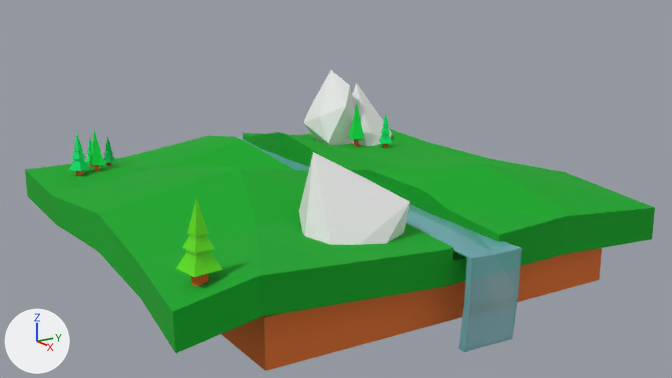
What one commit did to the Blender file untitled.blend.
The view is the same before and after, from the file's camera 'Camera'. Lighting does not change. The marker at lower left points along +X, +Y and +Z.

The scene before the commit, as lines of its bpy script (objects in view):
```python
me_cube_005 = bpy.data.meshes.new('Cube.005')
me_cube_005.from_pydata(...)  # 242 vertices, 234 faces; spans x -102.3..26.9, y -12.2..96.2, z -6.5..14.6
# faces by material slot: [175, 24, 35]
me_cube_005.materials.append(mat_material_006)  # green #04e772
me_cube_005.materials.append(mat_material_005)  # orange #e76017
me_cube_005.materials.append(mat_material_007)  # green #60e70e
me_icosphere = bpy.data.meshes.new('Icosphere')
me_icosphere.from_pydata(...)  # 48 vertices, 80 faces; spans x -0.23..2.22, y -1.67..0.17, z -0.3..0.48
me_plane = bpy.data.meshes.new('Plane')
me_plane.from_pydata(...)  # 33 vertices, 20 faces; spans x -1.02..1.0, y -0.85..0.47, z -0.33..1.52
me_plane.materials.append(mat_material_003)
ob_cube_003 = bpy.data.objects.new('Cube.003', me_cube_005)
ob_cube_003.location = (1.091, -1.06, 0.256)
ob_cube_003.scale = (0.0217, 0.0217, 0.0217)
ob_icosphere = bpy.data.objects.new('Icosphere', me_icosphere)
ob_icosphere.location = (-1.049, 0.99, 0.139)
ob_plane = bpy.data.objects.new('Plane', me_plane)
ob_plane.location = (0.023, 0.007, 0.13)
ob_plane.scale = (-1.4, -0.275, -0.275)
_m = ob_plane.modifiers.new('Solidify', 'SOLIDIFY')
_m.thickness = 0.03
# also in view: 'Cube' at (0.01, -0.05, 0.09)
```
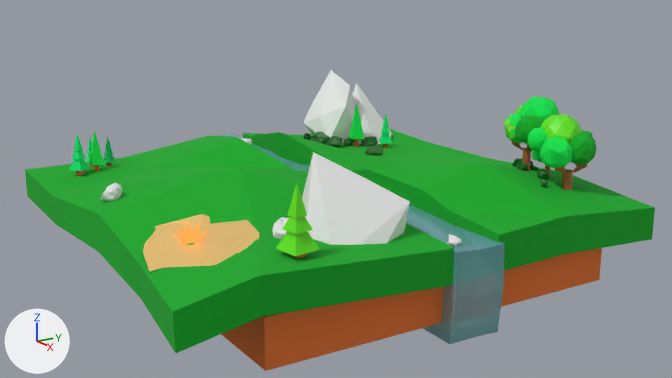
Location of each change, (x1, y1, x2, y2) in pixels of the pictures (672 x 378 px; the box of a moved part takes in the faces that stretch with it):
'Plane', moved, modifiers changed
    before: (236, 136, 522, 352)
    after: (196, 133, 505, 344)
'Circle', added
    after: (143, 214, 260, 271)
'Cube.003', reshaped (17% shorter)
    before: (69, 113, 392, 287)
    after: (69, 113, 392, 258)
'Icosphere.005', added (green)
    after: (527, 114, 597, 190)
'Icosphere.001', added (green)
    after: (504, 97, 559, 170)
'Icosphere.002', added (green)
    after: (304, 132, 550, 188)
'Icosphere.006', added
    after: (100, 183, 289, 239)
'Plane.001', added
    after: (175, 222, 208, 244)
'Icosphere.004', added
    after: (242, 138, 461, 247)
part 1 of me_cube_005, moved or reshaped
    before: (176, 199, 223, 287)
    after: (276, 183, 320, 258)

The change, as a diff of the scene's bpy script:
```diff
--- a/untitled.blend.py
+++ b/untitled.blend.py
@@ me_cube_005 @@
 me_cube_005.from_pydata(...)  # 242 vertices, 234 faces; spans x -102.3..26.9, y -12.2..96.2, z -6.5..14.6
 # used by ob_cube_003; location = (1.091, -1.06, 0.256); scale = (0.0217, 0.0217, 0.0217)
+# me_cube_005 part 1: the loose piece of 40 vertices spanning x 0.4..7.5, y -12.2..-5.1, z -2.5..14.6 is moved by (0.0, 20.9, 0.0)
 me_cube_005.materials.append(mat_material_006)
@@ ob_plane @@
 ob_plane = bpy.data.objects.new('Plane', me_plane)
-ob_plane.location = (0.023, 0.007, 0.13)
+ob_plane.location = (-0.081, 0.007, 0.133)
 ob_plane.scale = (-1.4, -0.275, -0.275)
 _m = ob_plane.modifiers.new('Solidify', 'SOLIDIFY')
-_m.thickness = 0.03
+_m.thickness = 0.19
@@ ob_plane_001 @@
+ob_plane_001 = bpy.data.objects.new('Plane.001', me_plane_003)  # 36 vertices, 25 faces; spans x -3.38..2.74, y -2.6..3.14, z -0.37..0.54; in mat_material_011 (orange #c55c29)
+ob_plane_001.location = (0.704, -1.071, 0.237)
+ob_plane_001.rotation_euler = (1.501, 0.0, 1.047)  # degrees (86, 0, 60)
+ob_plane_001.scale = (0.0252, 0.0252, 0.0252)
@@ ob_circle @@
+ob_circle = bpy.data.objects.new('Circle', me_circle_001)  # 32 vertices, 26 faces; spans x 1.81..5.31, y -10.62..-7.99, z 0.01..0.36; in mat_material_010 (orange #e7c070), mat_material_002 (green #09aa25)
+ob_circle.location = (-0.067, 1.005, 0.175)
+ob_circle.scale = (0.22, 0.22, 0.22)
@@ ob_icosphere_006 @@
+ob_icosphere_006 = bpy.data.objects.new('Icosphere.006', me_icosphere_012)  # 84 vertices, 160 faces; spans x -20.3..0.8, y -19.1..4.8, z -2.1..0.7
+ob_icosphere_006.location = (0.864, -0.829, 0.297)
+ob_icosphere_006.rotation_euler = (0.0, 0.0, -0.443)  # degrees (0, 0, -25)
+ob_icosphere_006.scale = (0.0413, 0.0413, 0.0413)
@@ ob_icosphere_004 @@
+ob_icosphere_004 = bpy.data.objects.new('Icosphere.004', me_icosphere_011)  # 84 vertices, 160 faces; spans x -42.0..10.6, y -23.8..0.2, z -1.2..0.8
+ob_icosphere_004.location = (0.908, 0.186, 0.214)
+ob_icosphere_004.rotation_euler = (0.0, 0.0, -0.443)  # degrees (0, 0, -25)
+ob_icosphere_004.scale = (0.0413, 0.0413, 0.0413)
@@ ob_icosphere_002 @@
+ob_icosphere_002 = bpy.data.objects.new('Icosphere.002', me_icosphere_008)  # 471 vertices, 883 faces; spans x -3.8..40.9, y -1.0..8.6, z -1.8..3.1; in mat_material_009 (dark green #005f09)
+ob_icosphere_002.location = (-0.999, 0.615, 0.19)
+ob_icosphere_002.scale = (0.049, 0.049, 0.049)
@@ ob_icosphere_001 @@
+ob_icosphere_001 = bpy.data.objects.new('Icosphere.001', me_icosphere_007)  # 309 vertices, 469 faces; spans x -1.36..4.54, y -2.9..3.82, z -1.68..2.68; in mat_material (brown #a46030), mat_material_002 (green #09aa25), mat_material_007 (green #60e70e), mat_material_004 (green #0be750), mat_material_008 (green #7de731)
+ob_icosphere_001.location = (0.792, 1.063, 0.547)
+ob_icosphere_001.rotation_euler = (-1.074, 0.352, -2.804)  # degrees (-62, 20, -161)
+ob_icosphere_001.scale = (0.0641, 0.0641, 0.0641)
@@ ob_icosphere_005 @@
+ob_icosphere_005 = bpy.data.objects.new('Icosphere.005', me_icosphere_005)  # 415 vertices, 583 faces; spans x -1.36..4.54, y -2.9..3.82, z -4.55..2.68; in mat_material (brown #a46030), mat_material_002 (green #09aa25), mat_material_007 (green #60e70e), mat_material_004 (green #0be750)
+ob_icosphere_005.location = (0.955, 1.073, 0.497)
+ob_icosphere_005.rotation_euler = (-1.074, 0.352, -1.463)  # degrees (-62, 20, -84)
+ob_icosphere_005.scale = (0.0641, 0.0641, 0.0641)
```
